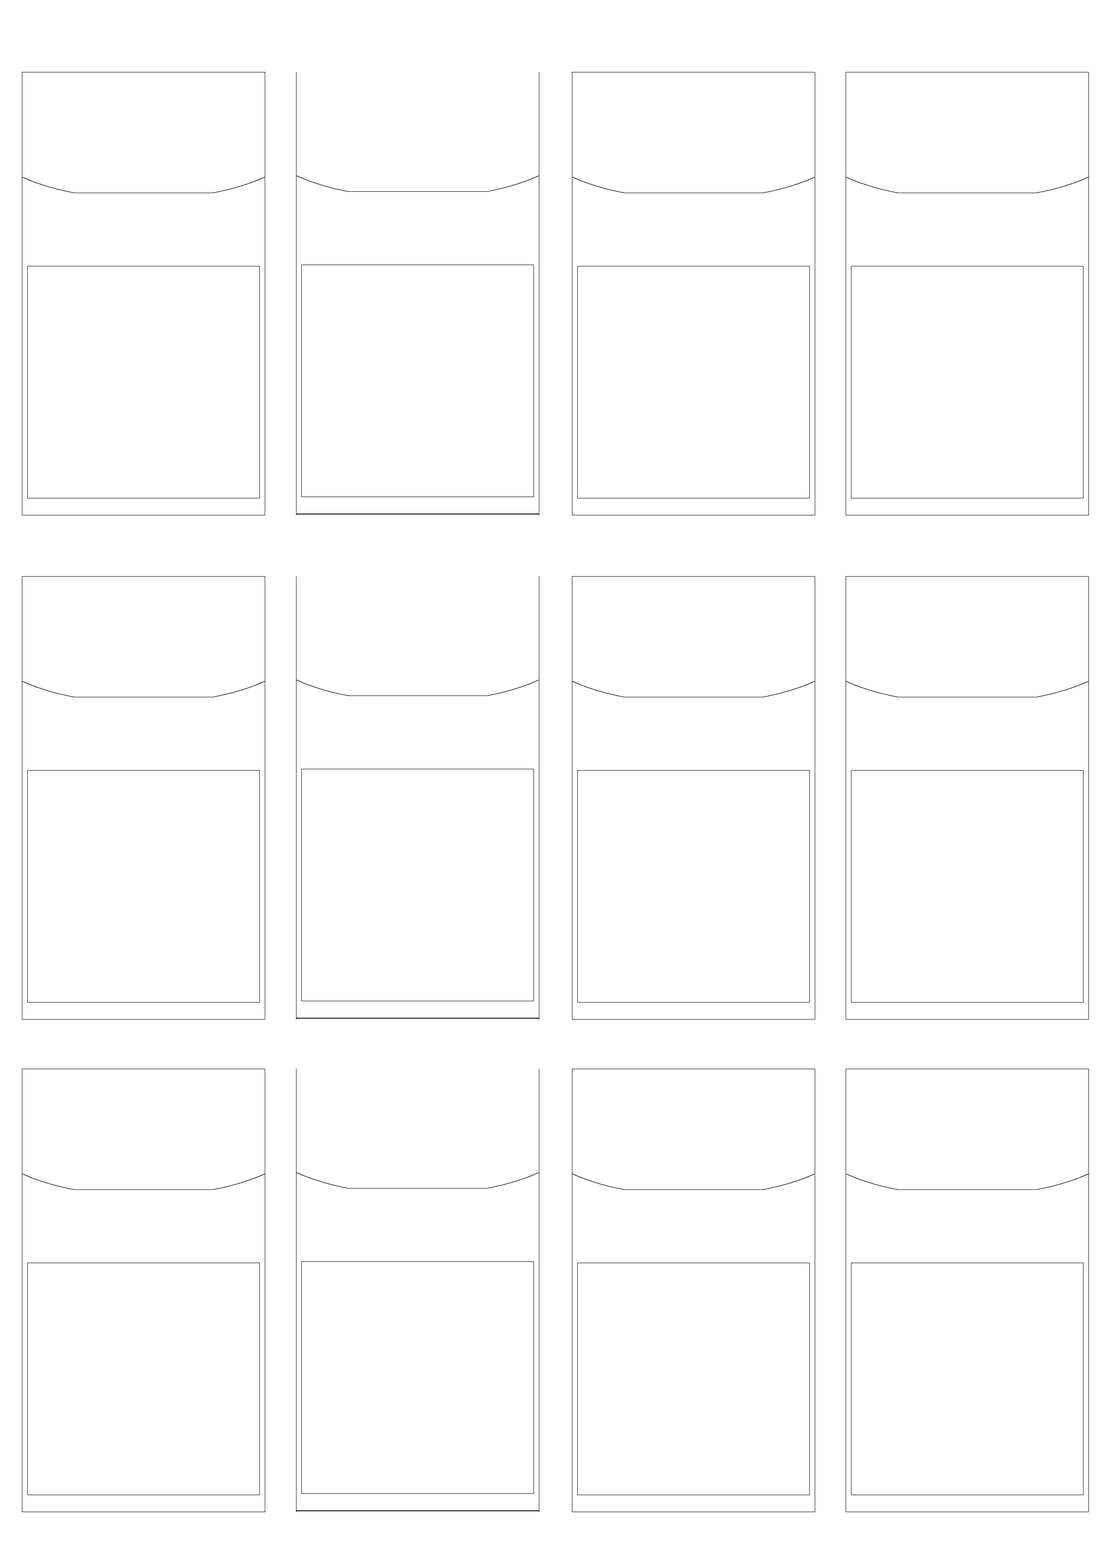
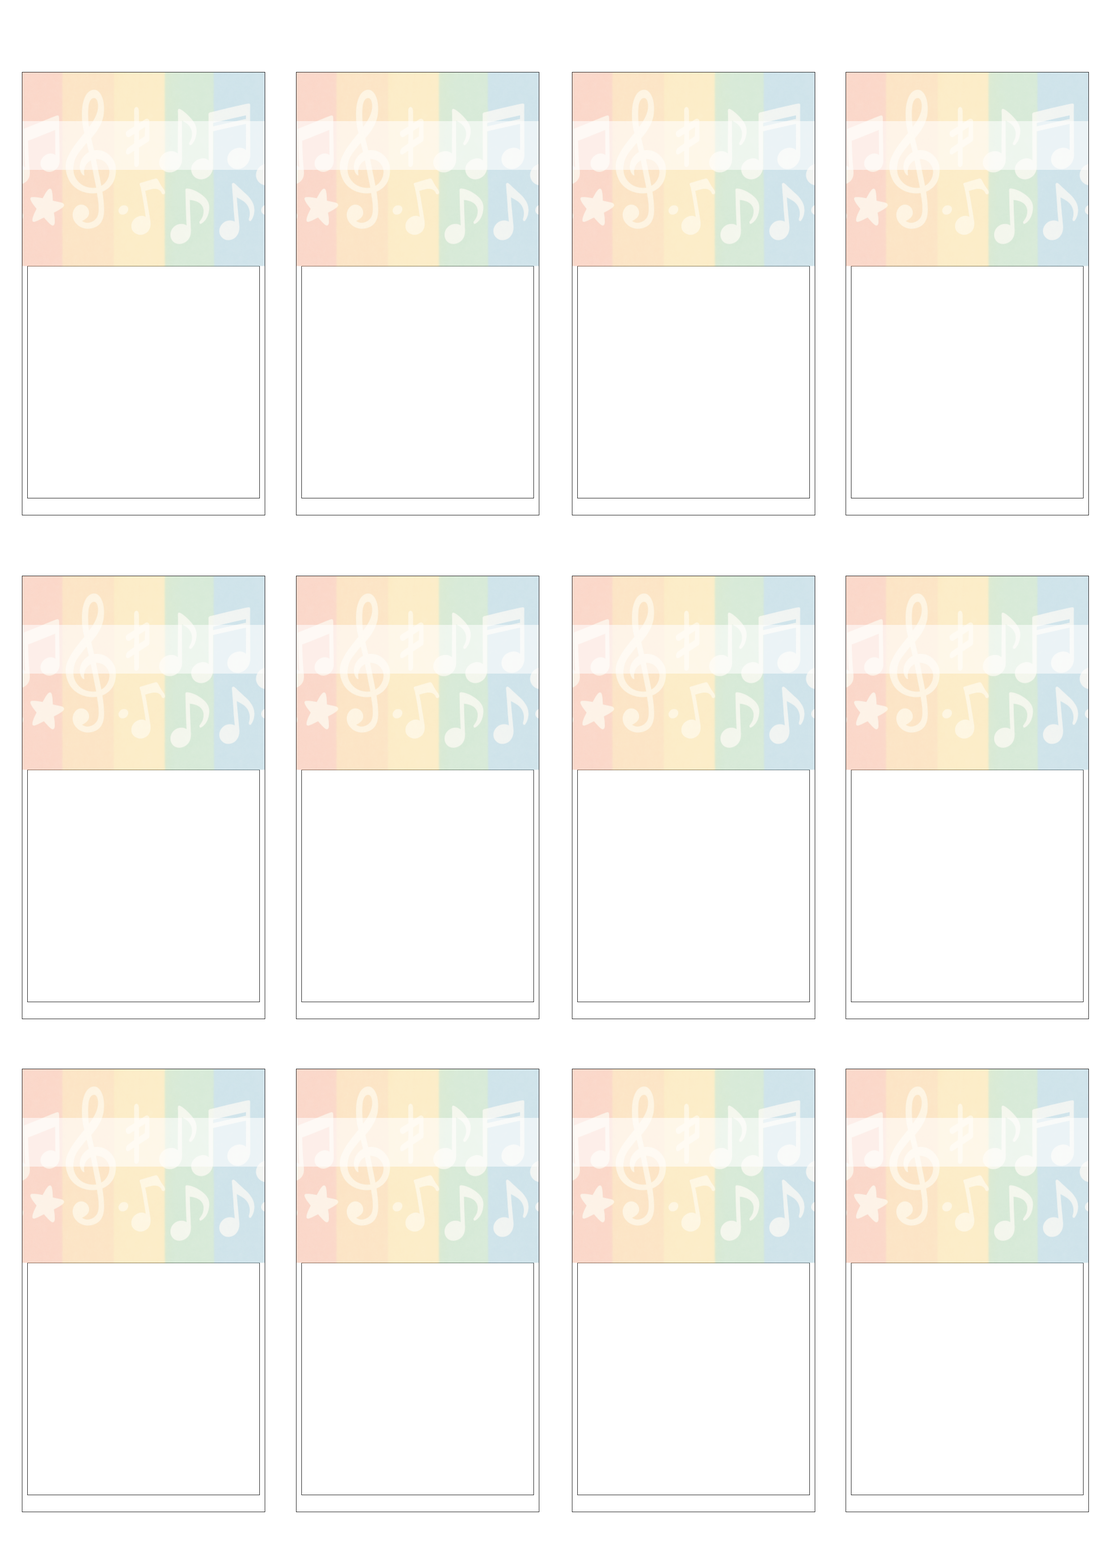
Layer changes from the first 1109px x 1568px image to the second:
painted on "Row #3" over <box>22,1068,1088,1513</box>
painted on "Row #2" over <box>21,575,1089,1020</box>
removed layer "Row#1" over <box>22,71,1088,516</box>
added layer "Row #1" above "Single card" over <box>22,71,1088,516</box>
added layer "Single card" over <box>22,72,265,267</box>